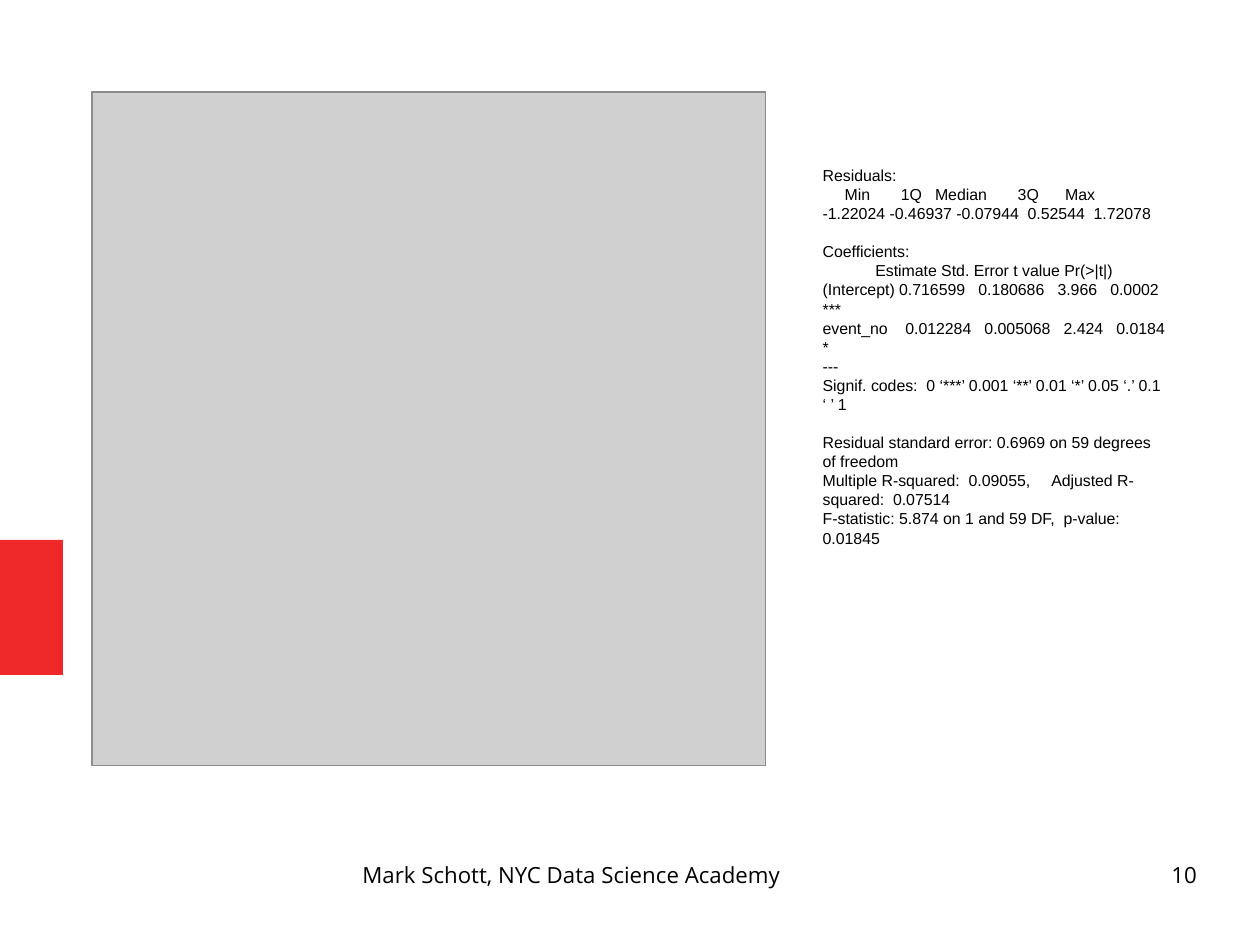
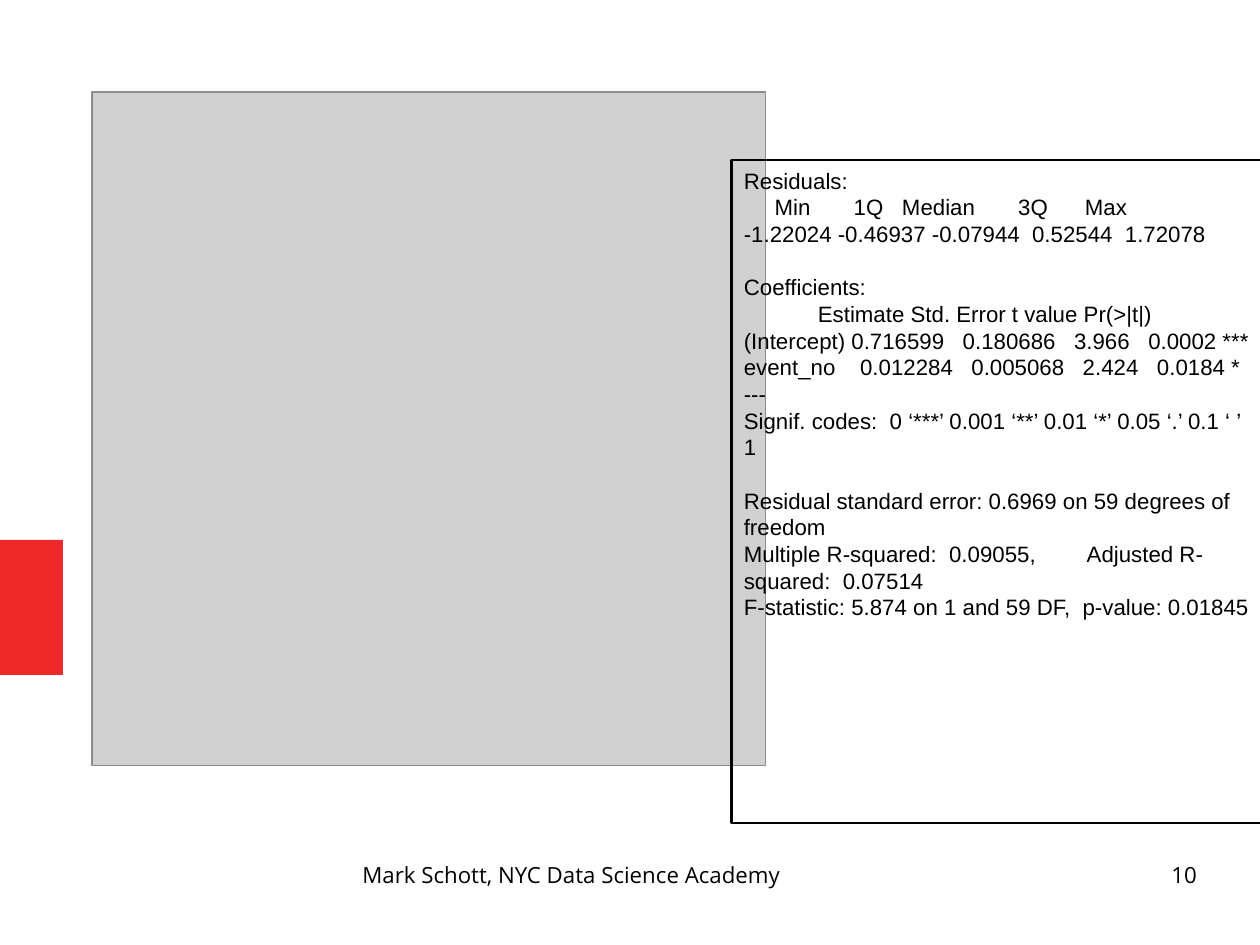
Before and after one commit to nycdatasci/bootcamp009_project, a slide deck: slide 10 of Project2-WebScraping/markschott/bitcoin/presentation/project2_mark_schott_prez.odp. Drawn at 1260x945 pixels with LibreOffice and Linux fonts; fonts in the diff are those of the drawing; grey boxes stand for pictures. Boxes give left, top, right and bottom in pixels: in the first picture for what was removed or moved away, otherwise in the second. Text is boxed around its words. In the diff, an @@ line names an element or a change of style, - is before the commit and + after.

```diff
--- a/Project2-WebScraping/markschott/bitcoin/presentation/project2_mark_schott_prez.odp
+++ b/Project2-WebScraping/markschott/bitcoin/presentation/project2_mark_schott_prez.odp
@@ rectangle "Residuals:": place and size @@
-rectangle "Residuals:" at <box>823,169,1164,544</box>
+rectangle "Residuals:" at <box>732,160,1260,823</box>
@@ rectangle "Residuals:" at <box>732,160,1260,823</box>: size 10 to 14 pt; outline none to #000000 1.5 pt @@
```
Also in this commit, not shown: 9 other slides changed, 4 other files.
